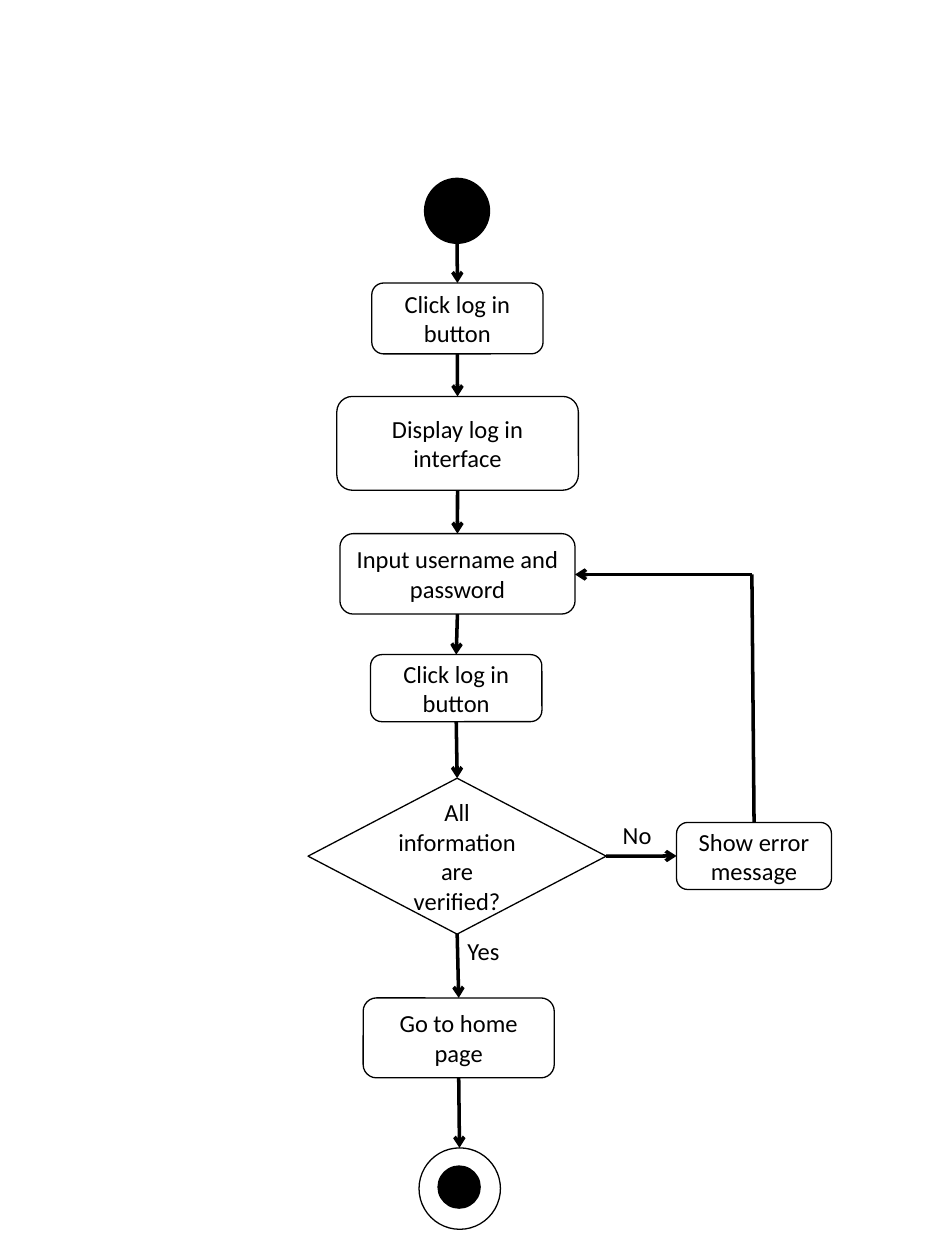
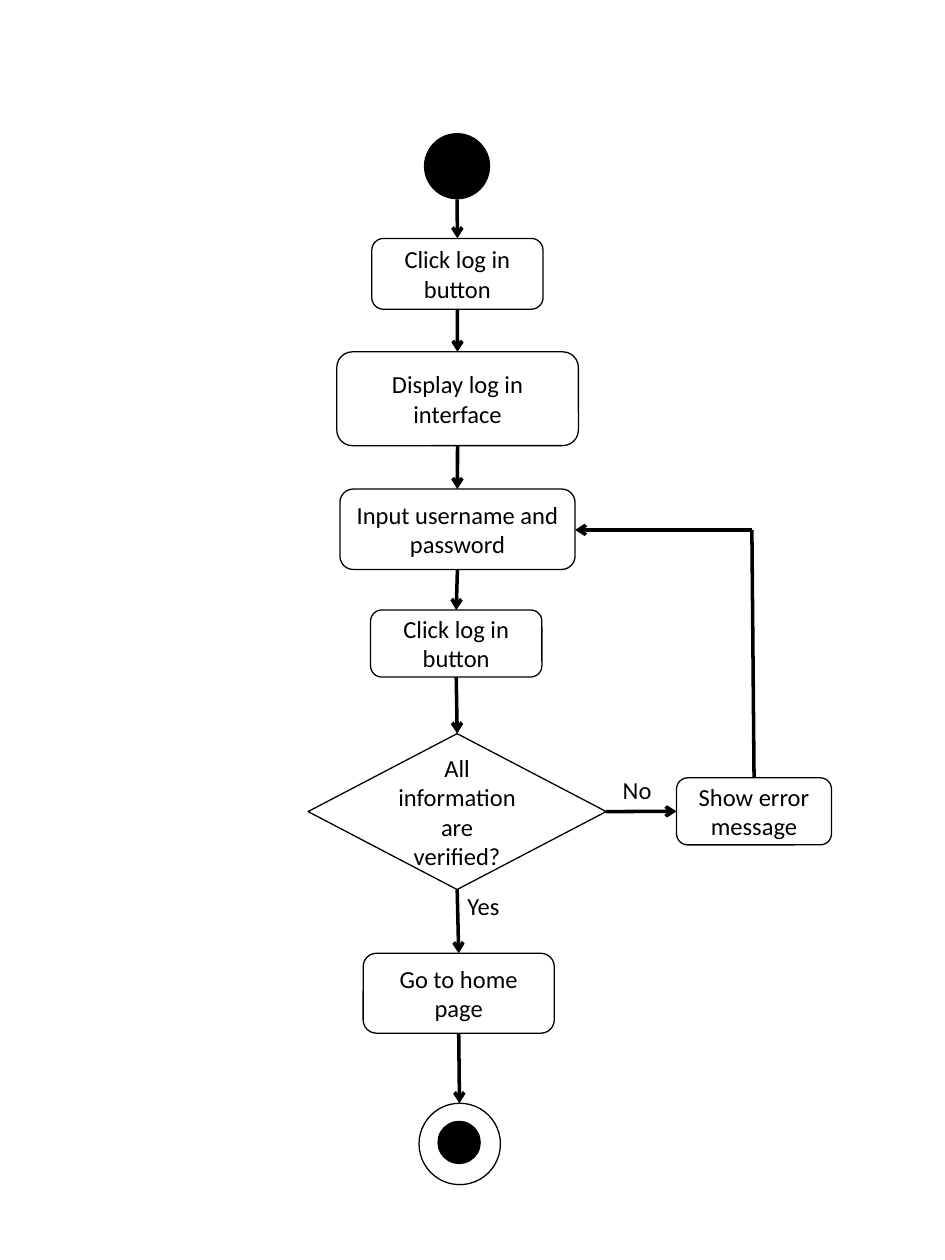
Before and after one commit to asciidaitoon/HanDIYcraft, a slide deck: slide 2 of Design/AD mob.pptx. Drawn at 945x1260 pixels with LibreOffice and Linux fonts; fonts in the diff are those of the drawing. Boxes give left, top, right and bottom in pixels: in the first picture for what was removed or moved away, otherwise in the second. Text is boxed around its words. In the diff, an @@ line names an element or a change of style, - is before the commit and + after.

```diff
--- a/Design/AD mob.pptx
+++ b/Design/AD mob.pptx
@@ 9 arrows, 6 rounded rectangles, 3 ellipses, 2 texts, 1 diamond, 1 line moved together from (x1=309, y1=178, x2=832, y2=1230) to (x1=309, y1=134, x2=832, y2=1186) @@
```
Also in this commit, not shown: 2 other slides changed, 34 slides added, 1 slide removed, 14 other files.
